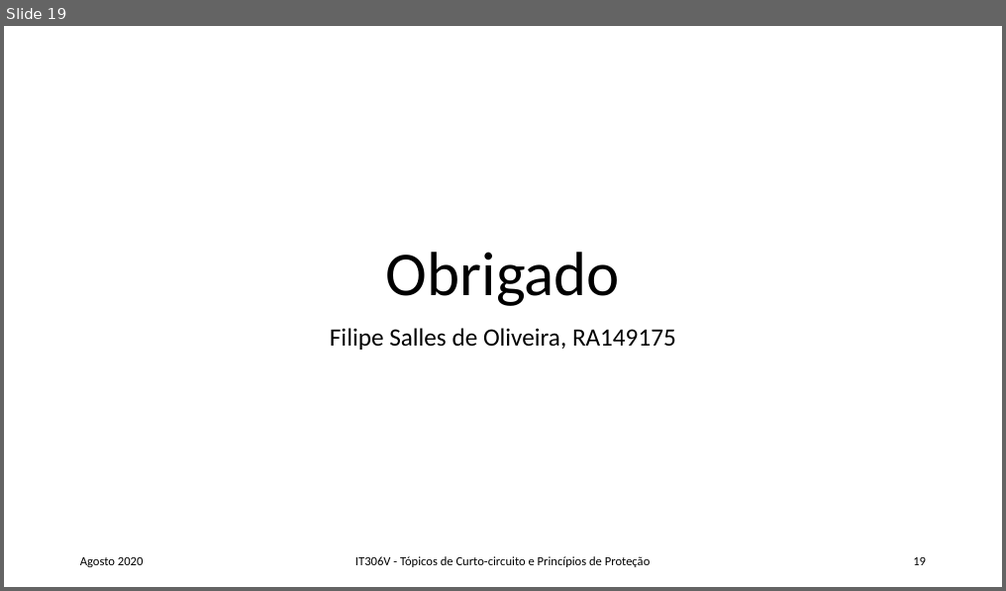
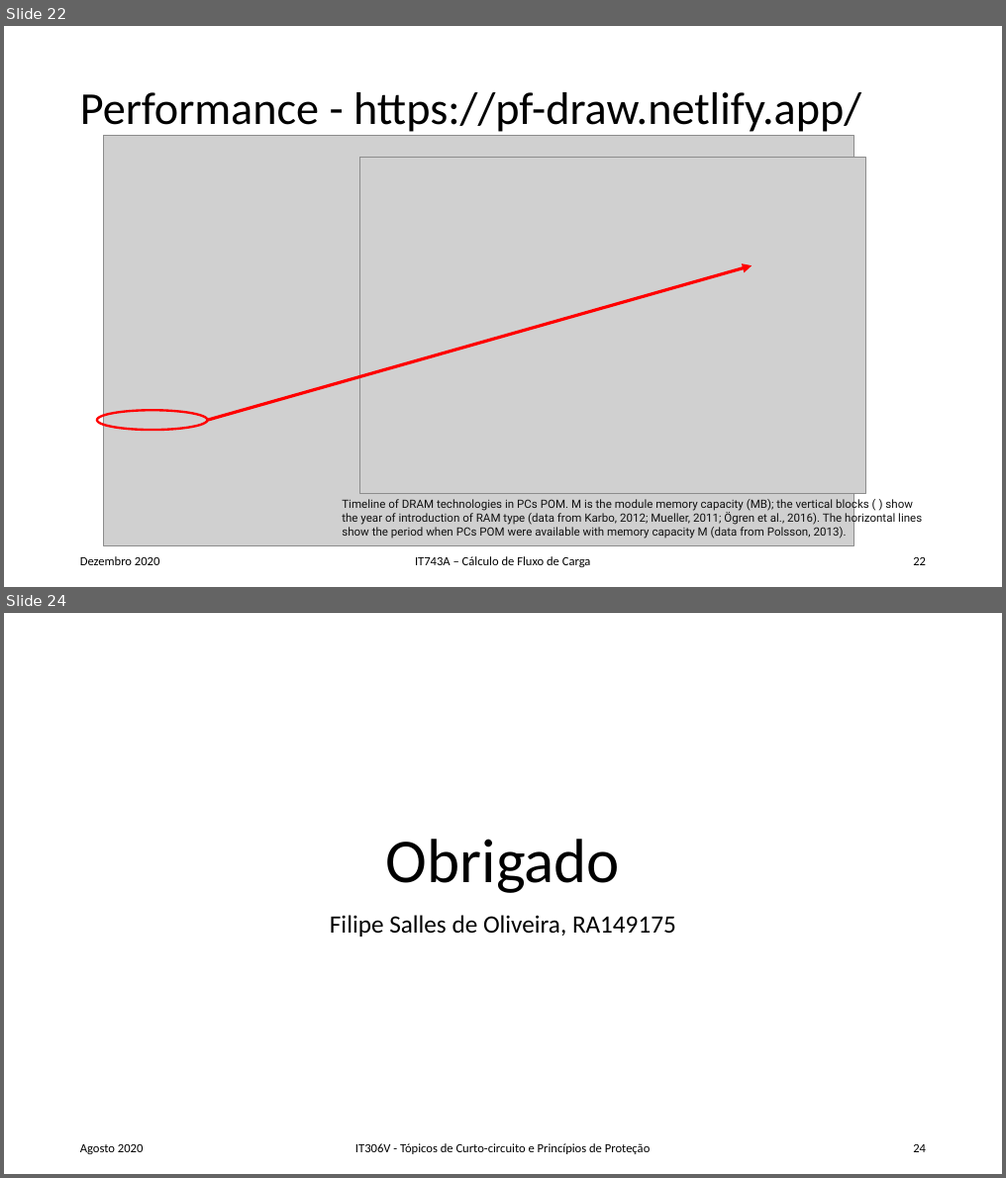
Before and after one commit to FilipeSO/pf-draw, a slide deck: public/ppt/RA149175_FSO_Rel_slides_rev1.pptx. Shown one above the other, each under a label of ours: slide 19 before the commit, slides 22 and 24 after it; the slides between them are not shown. The pictures are 1006x591 and 1006x1178 pixels, drawn with LibreOffice and Linux fonts; fonts in the diff are those of the drawing; grey boxes stand for pictures. Boxes give left, top, right and bottom in pixels: in the first picture for what was removed or moved away, otherwise in the second. Text is boxed around its words. In the diff, an @@ line names an element or a change of style, - is before the commit and + after.

Commit message:
adicionado config show_iterations

```diff
--- a/public/ppt/RA149175_FSO_Rel_slides_rev1.pptx
+++ b/public/ppt/RA149175_FSO_Rel_slides_rev1.pptx
@@ slide 22 added at (4, 26, 1002, 587), background #FFFFFF @@
@@ title added at (80, 92, 861, 136), 44 pt, text #000000 @@
+Performance - https://pf-draw.netlify.app/
@@ picture added at (104, 135, 854, 547) @@
@@ picture added at (360, 158, 865, 494) @@
@@ arrow added from (208, 421) to (751, 266), #FF0000 3 pt @@
@@ ellipse added at (97, 411, 208, 430), outline #FF0000 2.25 pt @@
@@ text added at (342, 497, 922, 539), 11 pt, text #111111 @@
+Timeline of DRAM technologies in PCs POM. M is the module memory capacity (MB); the vertical blocks ( ) show the year of introduction of RAM type (data from Karbo, 2012; Mueller, 2011; Ögren et al., 2016). The horizontal lines show the period when PCs POM were available with memory capacity M (data from Polsson, 2013).
@@ text added at (80, 557, 160, 566), 12 pt, text #000000 @@
+Dezembro 2020
@@ text added at (415, 557, 591, 568), 12 pt, text #000000 @@
+IT743A – Cálculo de Fluxo de Carga
@@ page number added at (913, 558, 926, 566), 12 pt, text #000000 @@
+22
@@ what was slide 19 is now slide 24 @@
@@ page number at (913, 1145, 926, 1153): text changed @@
-19
+24
```
Also in this commit, not shown: 4 slides changed, 4 other slides added, 7 other files.
